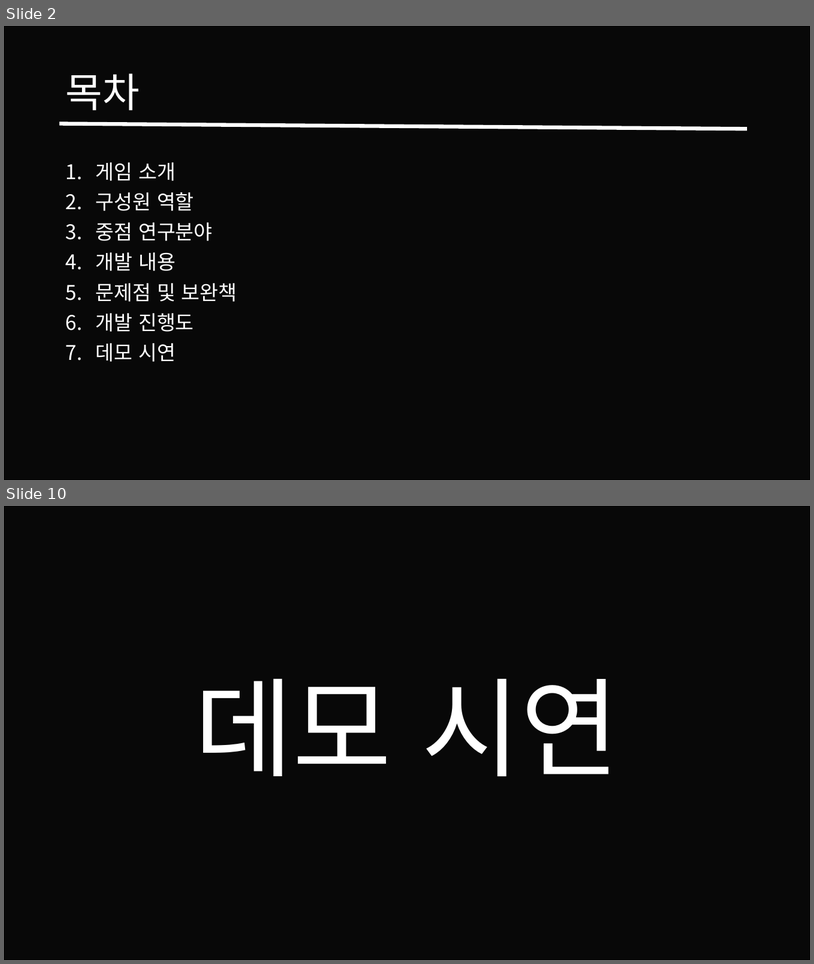
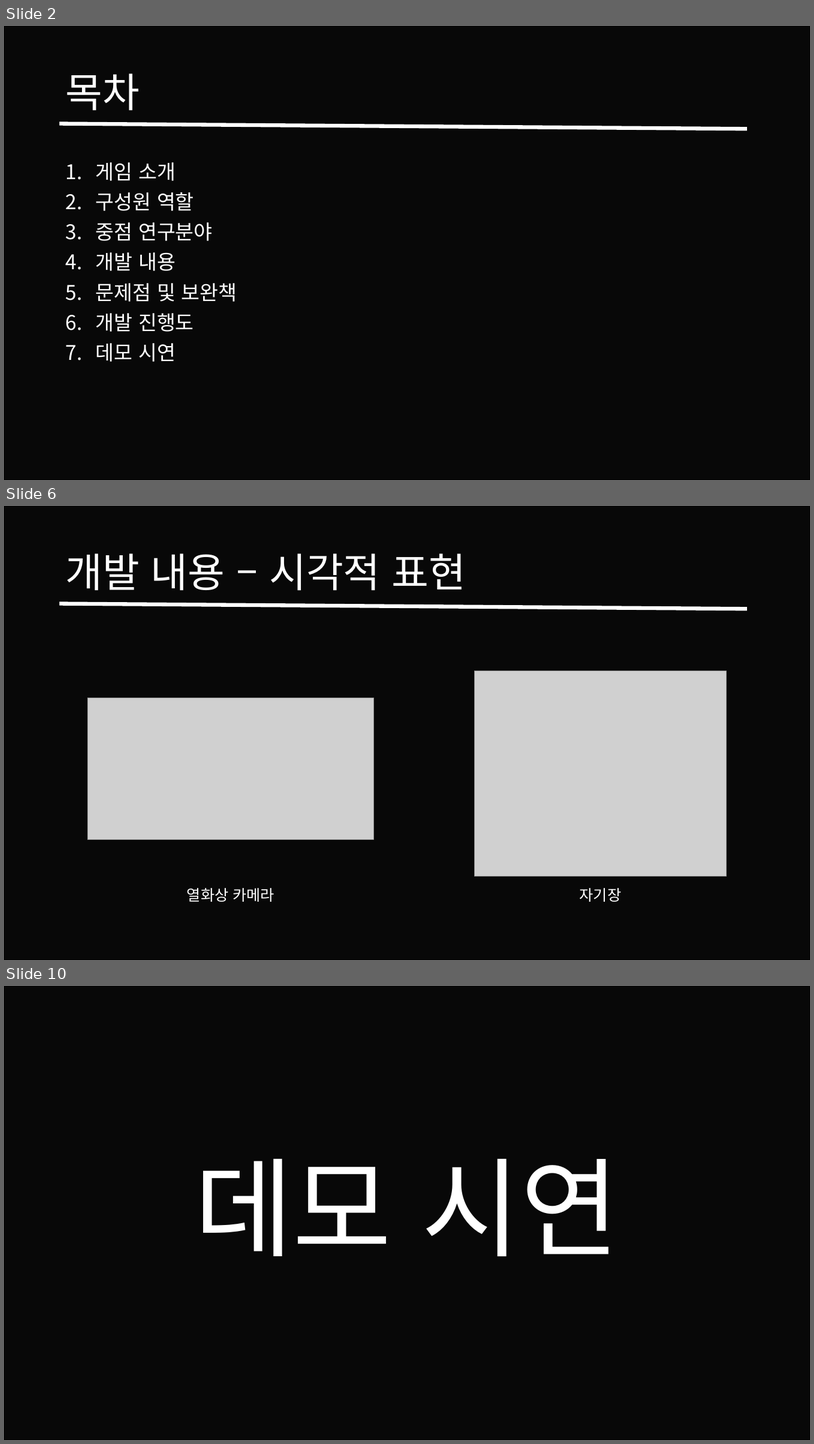
Before and after one commit to Theredhawksings/material, a slide deck: Weekly_Log/HG/프로젝트오푸스_송형규_신성재_중간발표.pptx. Shown one above the other, each under a label of ours: slides 2 and 10 before the commit, slides 2, 6 and 10 after it; the slides between them are not shown. The pictures are 814x964 and 814x1444 pixels, drawn with LibreOffice and Linux fonts; fonts in the diff are those of the drawing; grey boxes stand for pictures; background and template pictures are left out; a plain dark background stands for a picture behind light text. Boxes give left, top, right and bottom in pixels: in the first picture for what was removed or moved away, otherwise in the second. Text is boxed around its words. In the diff, an @@ line names an element or a change of style, - is before the commit and + after.

```diff
--- a/Weekly_Log/HG/프로젝트오푸스_송형규_신성재_중간발표.pptx
+++ b/Weekly_Log/HG/프로젝트오푸스_송형규_신성재_중간발표.pptx
@@ slide 6 added at (4, 506, 810, 960), background picture (left out) @@
@@ rectangle added at (4, 506, 810, 960), fill #000000 at 80% opacity, outline #000000 1.5 pt @@
@@ title added at (65, 553, 467, 591), 48 pt, text #FFFFFF @@
+개발 내용 – 시각적 표현
@@ line added from (60, 603) to (747, 609), #FFFFFF 4.5 pt @@
@@ picture added at (474, 670, 726, 876) @@
@@ picture added at (87, 698, 374, 840) @@
@@ text added at (187, 888, 275, 901), 18 pt, text #FFFFFF @@
+열화상 카메라
@@ text added at (580, 888, 622, 901), 18 pt, text #FFFFFF @@
+자기장
```
Also in this commit, not shown: 5 slides changed, 1 other slide added, 3 slides removed, 1 other file.
